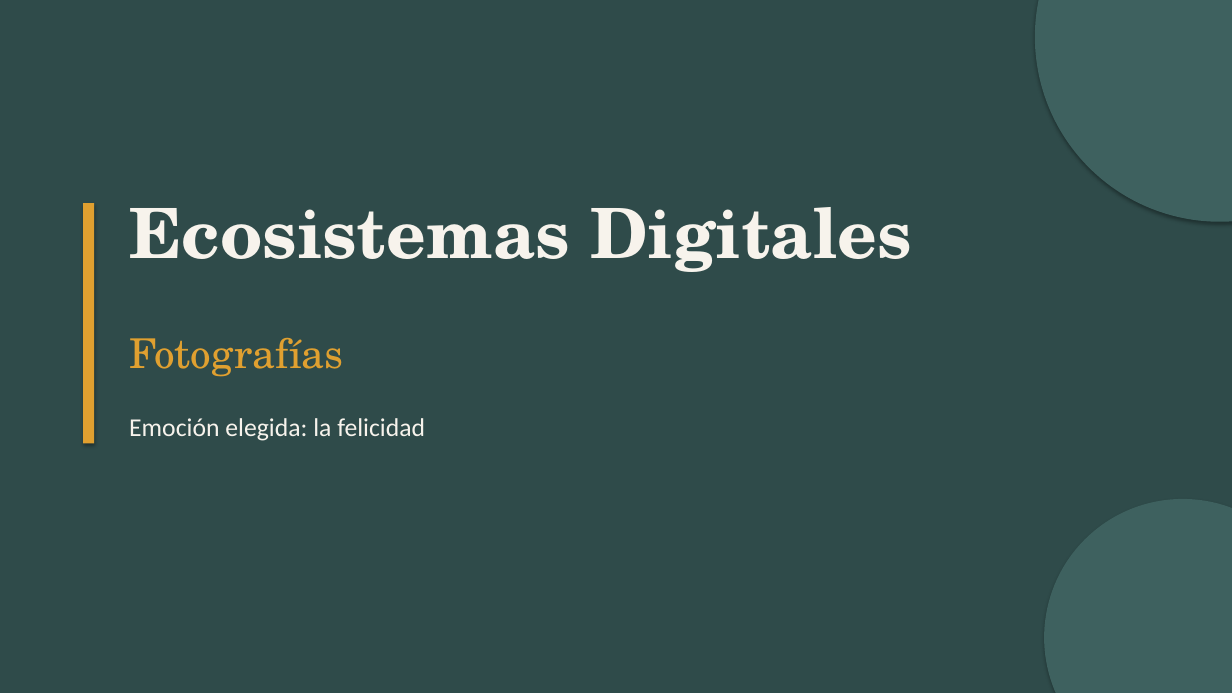
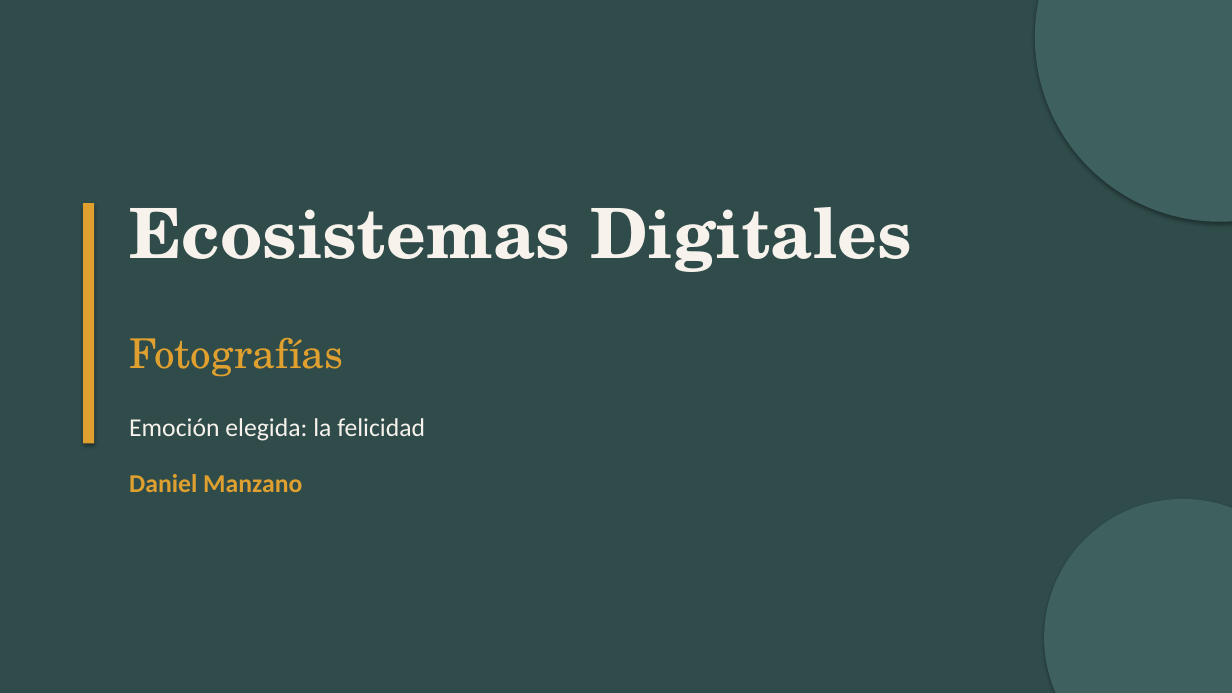
Before and after one commit to Ajuan1/Univ, a slide deck: slide 1 of Ecosistemas_Digitales_Fotografias.pptx. Drawn at 1232x693 pixels with LibreOffice and Linux fonts; fonts in the diff are those of the drawing. Boxes give left, top, right and bottom in pixels: in the first picture for what was removed or moved away, otherwise in the second. Text is boxed around its words. In the diff, an @@ line names an element or a change of style, - is before the commit and + after.

```diff
--- a/Ecosistemas_Digitales_Fotografias.pptx
+++ b/Ecosistemas_Digitales_Fotografias.pptx
@@ text added at [129, 474, 302, 492], 20 pt, text #E0A030, bold @@
+Daniel Manzano
```
Also in this commit, not shown: 10 other slides changed.
